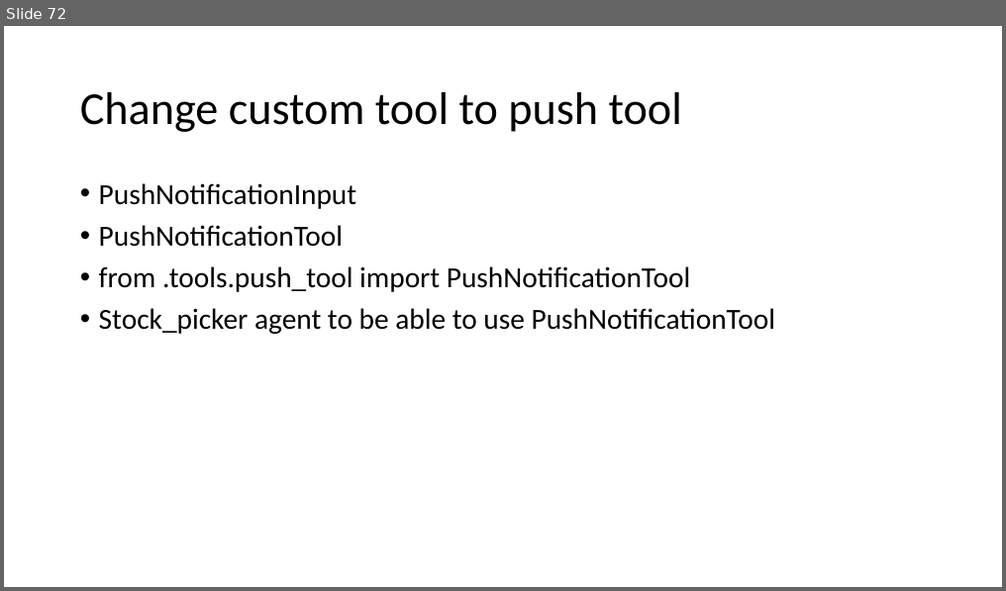
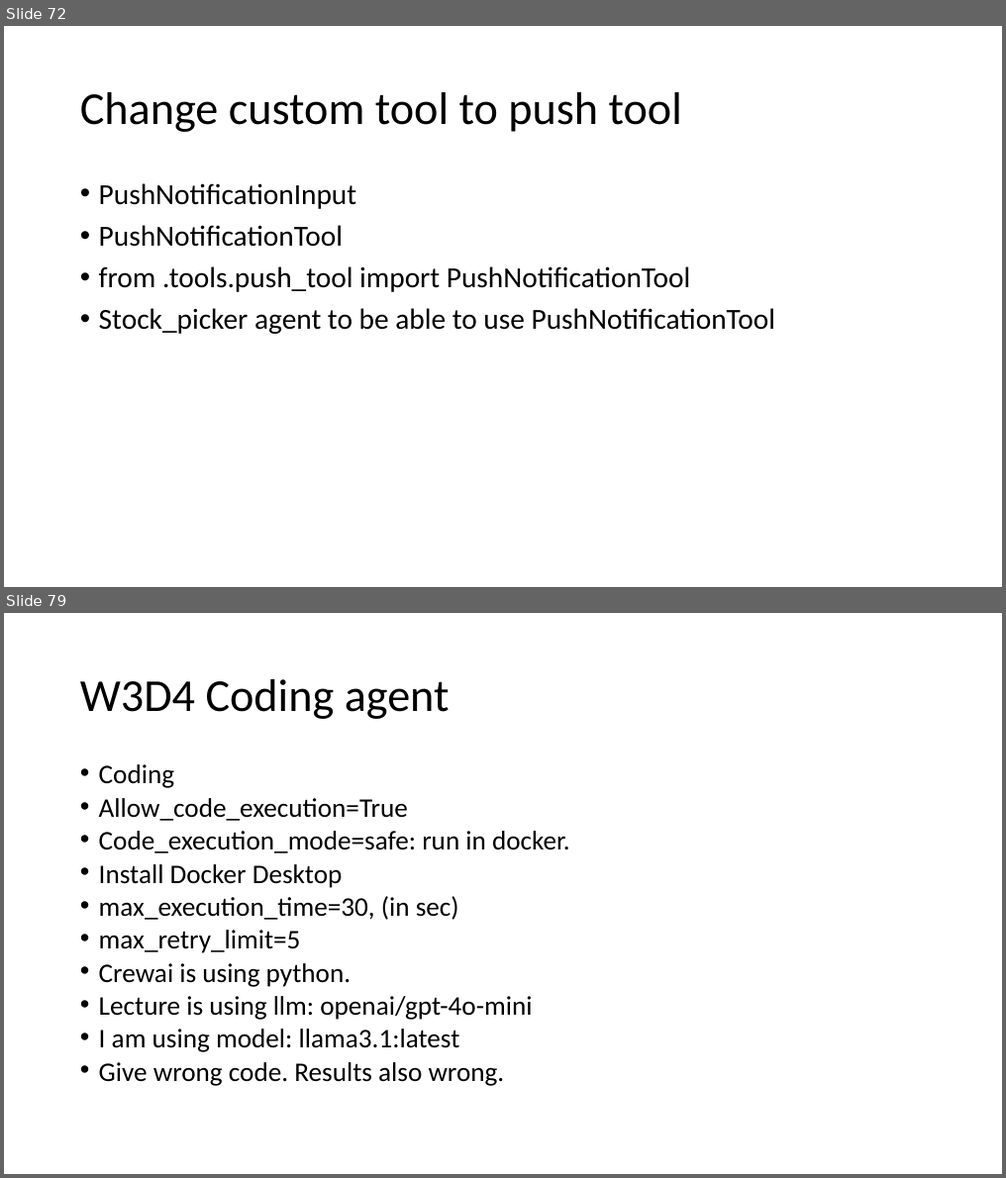
Before and after one commit to kindaichinisan/agents, a slide deck: wj_folder/AI Engineer Agentic Track.pptx. Shown one above the other, each under a label of ours: slide 72 before the commit, slides 72 and 79 after it; the slides between them are not shown. The pictures are 1006x591 and 1006x1178 pixels, drawn with LibreOffice and Linux fonts; fonts in the diff are those of the drawing. Boxes give left, top, right and bottom in pixels: in the first picture for what was removed or moved away, otherwise in the second. Text is boxed around its words. In the diff, an @@ line names an element or a change of style, - is before the commit and + after.

Commit message:
complete crewai

```diff
--- a/wj_folder/AI Engineer Agentic Track.pptx
+++ b/wj_folder/AI Engineer Agentic Track.pptx
@@ slide 79 added at <box>4,613,1002,1174</box>, background #FFFFFF @@
@@ title added at <box>80,679,450,719</box>, 44 pt, text #000000 @@
+W3D4 Coding agent
@@ text added at <box>99,764,570,1086</box>, 25.9 pt, text #000000 @@
+• Coding
+• Allow_code_execution=True
+• Code_execution_mode=safe: run in docker.
+• Install Docker Desktop
+• max_execution_time=30, (in sec)
+• max_retry_limit=5
+• Crewai is using python.
+• Lecture is using llm: openai/gpt-4o-mini
+• I am using model: llama3.1:latest
+• Give wrong code. Results also wrong.
```
Also in this commit, not shown: 2 slides changed, 15 other slides added.
